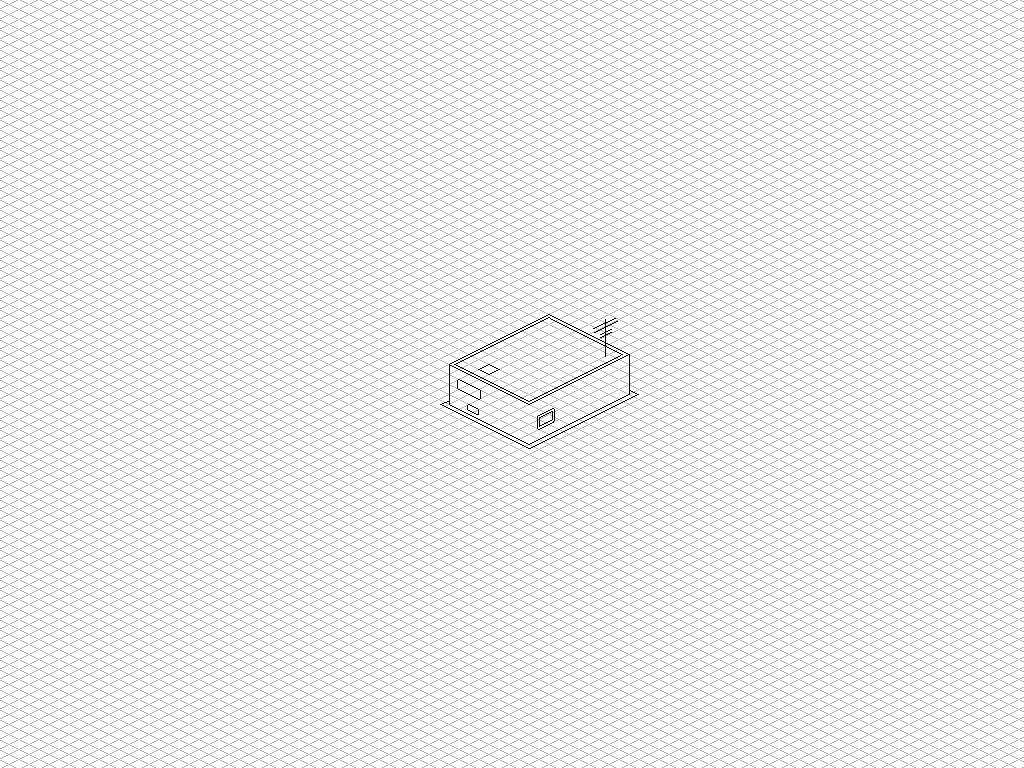
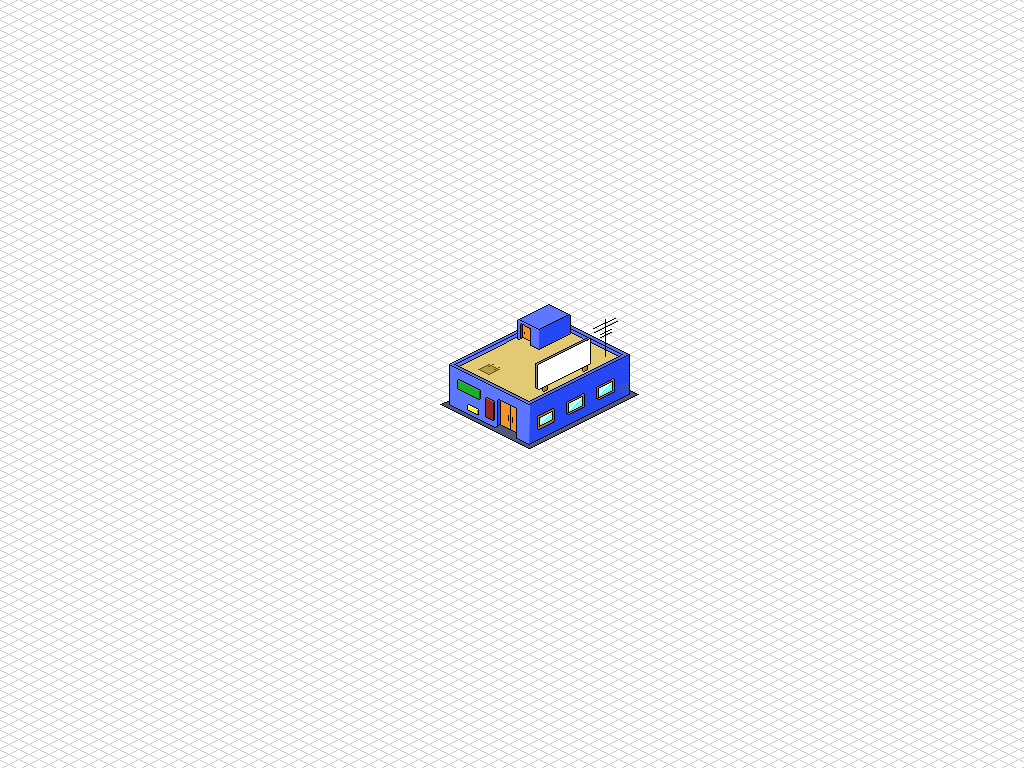
Layered file, before and after one edit (1024px x 768px). Changes by layer:
painted on "pixel art" over (458, 304, 629, 438)
added layer "color" above "xburguer" over (441, 304, 638, 449)
"xburguer": opacity 30% → 20%, painted on it over (0, 0, 1024, 768)
